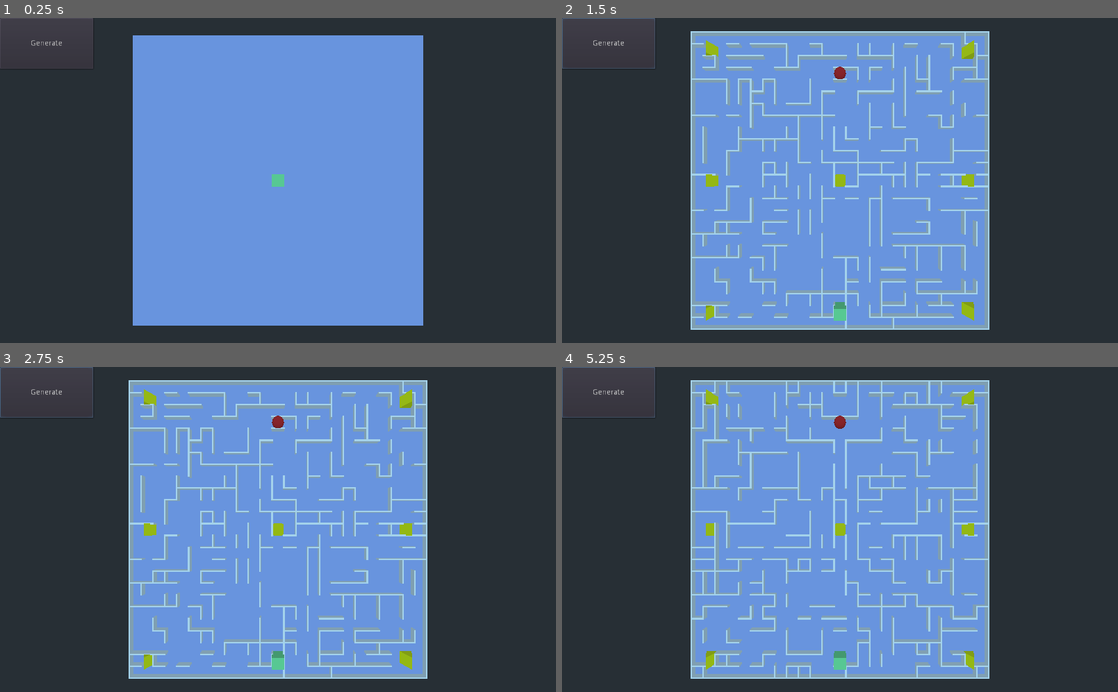
Above: before the commit, frames 1-4 (two rows, left to right).
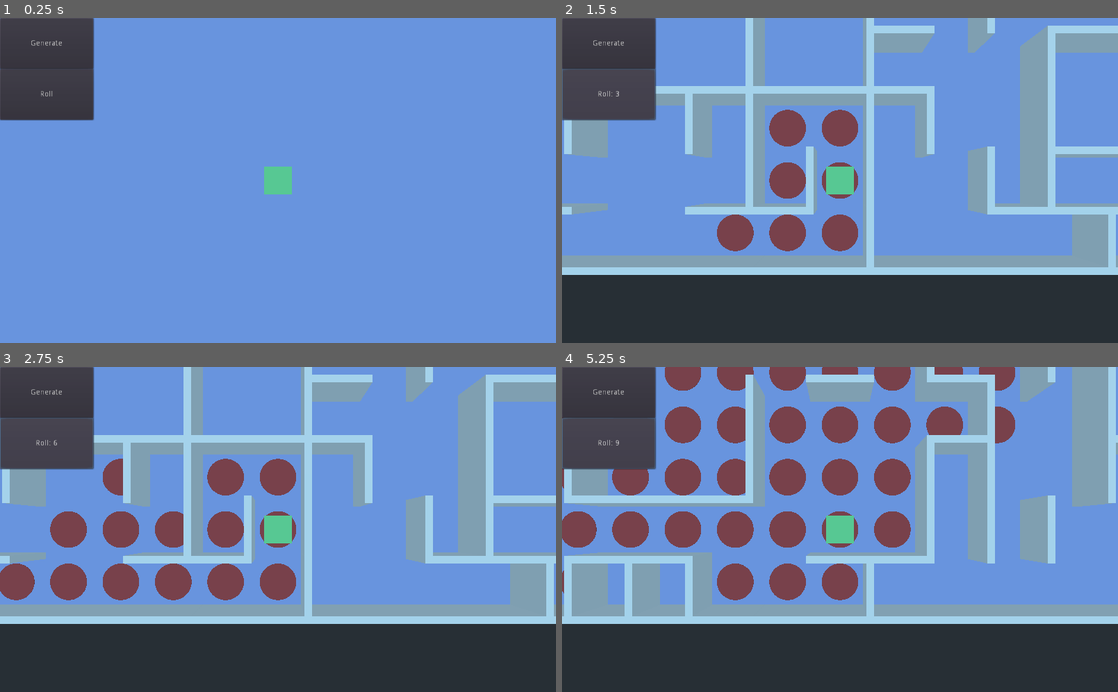
Above: after the commit, the same moments.

Repository: dudezord/03-rogue
Game: Godot game, scene res://levels/maze/Maze.tscn
Two runs of this game, one before a commit and one after it. Both use one fixed random seed, a clock stepped at 60 frames per second and the inputs below. This scene is started directly instead of the project's main scene.
Inputs (mouse positions are in pixels of both pictures, inside the frame that each line leads up to):
- Up to frame 1 (0.25 s): no input
- Up to frame 2 (1.5 s): click "Generate" at 0.5 s; click (606, 92) at 1.25 s, where only the run after the commit has a clickable "Roll"
- Up to frame 3 (2.75 s): click (44, 441) at 2 s, where only the run after the commit has a clickable "Roll: 3"
- Up to frame 4 (5.25 s): click (606, 441) at 2.75 s, where only the run after the commit has a clickable "Roll: 6"; click "Generate" at 3.5 s; click (606, 441) at 4.25 s, where only the run after the commit has a clickable "Roll: 3"; click (606, 441) at 5 s, where only the run after the commit has a clickable "Roll: 7"

The runs differ from the first frame. In frame 1, 49% of the frame differs, in the area x 0-100%, y 0-100%; in frame 2, 66%; in frame 3, 66%; in frame 4, 69%, in the area x 0-100%, y 0-96%.

Commit message:
Add Maze navigation

Diff:
--- /dev/null
+++ b/autoload/Global.gd
@@ -0,0 +1,13 @@
+extends Node
+
+var astar : AStar2D
+
+var maze
+
+var player_maze
+
+var action_points = 0
+
+
+func roll_action_points():
+	action_points = rand_range(1, 10) as int
--- a/levels/maze/Maze.gd
+++ b/levels/maze/Maze.gd
@@ -38,14 +38,18 @@
 
 var _end_pos = [MAZE_COLUMNS / 2, 3]
 
+var _current_cell = null
+
 
 func _ready():
+	Global.maze = self
+	Global.player_maze = $PlayerMaze
+
 	$Plane.scale.x = MAZE_COLUMNS
 	$Plane.scale.z = MAZE_ROWS
 
 	MAZE_WIDTH = $Plane.scale.x
 	MAZE_HEIGHT = $Plane.scale.z
-
 
 func generate():
 	while true:
@@ -69,6 +73,7 @@
 
 	var player_cell = _get_cell(_player_pos[0], _player_pos[1])
 	$PlayerMaze.translation = player_cell.translation
+	_current_cell = player_cell
 
 	var end_cell = _get_cell(_end_pos[0], _end_pos[1])
 	$MobEndMaze.translation = end_cell.translation
@@ -249,5 +254,64 @@
 				_astar.connect_points(index, bottom_index)
 
 
+	Global.astar = _astar;
+
+
 func _on_ButtonGenerate_pressed():
 	generate()
+	_update_reachable_cells()
+
+
+func on_Cell_clicked(cell):
+	var start_pos = Vector2(Global.player_maze.translation.x, Global.player_maze.translation.z)
+	var end_pos = Vector2(cell.translation.x, cell.translation.z)
+
+	var start_id = Global.astar.get_closest_point(start_pos)
+	var end_id = Global.astar.get_closest_point(end_pos)
+
+	var path = Global.astar.get_point_path(start_id, end_id)
+	if path.size() > 1 and path.size() <= Global.action_points + 1:
+		Global.player_maze.move(path)
+		_current_cell = cell
+
+
+func on_Player_step():
+	Global.action_points -= 1
+
+	$ButtonRoll.text = "Roll: %d" % Global.action_points
+
+	for enemy in _enemies:
+		enemy.step()
+
+	_update_reachable_cells()
+
+
+func _on_ButtonRoll_pressed():
+	Global.roll_action_points()
+	$ButtonRoll.text = "Roll: %d" % Global.action_points
+
+	_update_reachable_cells()
+
+
+func _update_reachable_cells():
+	for _cell in cells.get_children():
+		_cell.get_node("Ground").scale = Vector3.ZERO
+
+	var start_pos = Vector2(_current_cell.translation.x, _current_cell.translation.z)
+	var start_id = Global.astar.get_closest_point(start_pos)
+
+	for dx in range(-Global.action_points, Global.action_points + 1):
+		for dy in range(-Global.action_points, Global.action_points + 1):
+			if abs(dx) + abs(dy) > Global.action_points:
+				continue
+
+			var end_coords = Vector2(_current_cell.x, _current_cell.y) + Vector2(dx, dy)
+			var end_cell = _get_cell(end_coords.x, end_coords.y)
+
+			if not end_cell:
+				continue
+
+			var end_id = _get_cell_index(end_coords.x, end_coords.y)
+			var path = Global.astar.get_id_path(start_id, end_id)
+			if path.size() > 0 and path.size() <= Global.action_points + 1:
+				end_cell.get_node("Ground").scale = Vector3.ONE
--- a/levels/maze/Maze.tscn
+++ b/levels/maze/Maze.tscn
@@ -12,9 +12,6 @@
 [node name="Maze" type="Spatial"]
 script = ExtResource( 1 )
 
-[node name="Camera" type="Camera" parent="."]
-transform = Transform( 1, 0, 0, 0, -4.37114e-08, 1, 0, -1, -4.37114e-08, 0, 40, 0 )
-
 [node name="Plane" type="MeshInstance" parent="."]
 transform = Transform( 25, 0, 0, 0, 1, 0, 0, 0, 25, 0, 0, 0 )
 mesh = SubResource( 1 )
@@ -25,8 +22,20 @@
 margin_bottom = 94.0
 text = "Generate"
 
+[node name="ButtonRoll" type="Button" parent="."]
+margin_top = 94.0
+margin_right = 172.0
+margin_bottom = 188.0
+text = "Roll"
+
 [node name="PlayerMaze" parent="." instance=ExtResource( 2 )]
+
+[node name="Camera" type="Camera" parent="PlayerMaze"]
+transform = Transform( 1, 0, 0, 0, -4.37114e-08, 1, 0, -1, -4.37114e-08, 0, 15, 0 )
+fov = 45.0
+size = 20.0
 
 [node name="MobEndMaze" parent="." instance=ExtResource( 3 )]
 
 [connection signal="pressed" from="ButtonGenerate" to="." method="_on_ButtonGenerate_pressed"]
+[connection signal="pressed" from="ButtonRoll" to="." method="_on_ButtonRoll_pressed"]
--- a/prefabs/maze/cell/Cell.gd
+++ b/prefabs/maze/cell/Cell.gd
@@ -3,5 +3,12 @@
 var x = -1
 var y = -1
 
+
 func _ready():
 	pass
+
+
+func _on_Area_input_event(_camera, event, _position, _normal, _shape_idx):
+	if event is InputEventMouseButton:
+		if event.button_index == 1 and event.pressed:
+			Global.maze.on_Cell_clicked(self)
--- a/prefabs/maze/cell/Cell.tscn
+++ b/prefabs/maze/cell/Cell.tscn
@@ -1,28 +1,51 @@
-[gd_scene load_steps=3 format=2]
+[gd_scene load_steps=6 format=2]
 
 [ext_resource path="res://prefabs/maze/cell/Cell.gd" type="Script" id=1]
 
+[sub_resource type="CylinderMesh" id=5]
+
+[sub_resource type="SpatialMaterial" id=4]
+albedo_color = Color( 0.741176, 0.305882, 0.305882, 1 )
+
 [sub_resource type="CubeMesh" id=2]
+
+[sub_resource type="BoxShape" id=6]
 
 [node name="Cell" type="Spatial"]
 script = ExtResource( 1 )
 
+[node name="Ground" type="Spatial" parent="."]
+
+[node name="Mesh_Ground" type="MeshInstance" parent="Ground"]
+transform = Transform( 0.7, 0, 0, 0, 0.01, 0, 0, 0, 0.7, 0, 0, 0 )
+mesh = SubResource( 5 )
+skeleton = NodePath("../..")
+material/0 = SubResource( 4 )
+
 [node name="N" type="MeshInstance" parent="."]
-transform = Transform( 1.125, 0, 0, 0, 1, 0, 0, 0, 0.125, 0, 0, -1 )
+transform = Transform( 1.125, 0, 0, 0, 1, 0, 0, 0, 0.125, 0, 1, -1 )
 mesh = SubResource( 2 )
 material/0 = null
 
 [node name="S" type="MeshInstance" parent="."]
-transform = Transform( 1.125, 0, 0, 0, 1, 0, 0, 0, 0.125, 0, 0, 1 )
+transform = Transform( 1.125, 0, 0, 0, 1, 0, 0, 0, 0.125, 0, 1, 1 )
 mesh = SubResource( 2 )
 material/0 = null
 
 [node name="W" type="MeshInstance" parent="."]
-transform = Transform( 0.125, 0, 0, 0, 1, 0, 0, 0, 1.125, -1, 0, 0 )
+transform = Transform( 0.125, 0, 0, 0, 1, 0, 0, 0, 1.125, -1, 1, 0 )
 mesh = SubResource( 2 )
 material/0 = null
 
 [node name="E" type="MeshInstance" parent="."]
-transform = Transform( 0.125, 0, 0, 0, 1, 0, 0, 0, 1.125, 1, 0, 0 )
+transform = Transform( 0.125, 0, 0, 0, 1, 0, 0, 0, 1.125, 1, 1, 0 )
 mesh = SubResource( 2 )
 material/0 = null
+
+[node name="Area" type="Area" parent="."]
+transform = Transform( 1, 0, 0, 0, 0.05, 0, 0, 0, 1, 0, 0, 0 )
+
+[node name="CollisionShape" type="CollisionShape" parent="Area"]
+shape = SubResource( 6 )
+
+[connection signal="input_event" from="Area" to="." method="_on_Area_input_event"]
--- /dev/null
+++ b/prefabs/mob/Mob.gd
@@ -0,0 +1,9 @@
+class_name Mob
+extends Spatial
+
+func _ready():
+	pass
+
+
+func step():
+	pass
--- /dev/null
+++ b/prefabs/mob_end/MobEndMaze.gd
@@ -0,0 +1,9 @@
+extends Mob
+
+
+func _ready():
+	pass
+
+
+func step():
+	pass
--- a/prefabs/mob_end/MobEndMaze.tscn
+++ b/prefabs/mob_end/MobEndMaze.tscn
@@ -1,4 +1,6 @@
-[gd_scene load_steps=3 format=2]
+[gd_scene load_steps=4 format=2]
+
+[ext_resource path="res://prefabs/mob_end/MobEndMaze.gd" type="Script" id=1]
 
 [sub_resource type="SphereMesh" id=1]
 
@@ -6,8 +8,9 @@
 albedo_color = Color( 0.827451, 0.152941, 0.152941, 1 )
 
 [node name="MobEndMaze" type="Spatial"]
+script = ExtResource( 1 )
 
 [node name="MeshInstance" type="MeshInstance" parent="."]
-transform = Transform( 1, 0, 0, 0, 1, 0, 0, 0, 1, 0, 1, 0 )
+transform = Transform( 0.5, 0, 0, 0, 0.5, 0, 0, 0, 0.5, 0, 0.5, 0 )
 mesh = SubResource( 1 )
 material/0 = SubResource( 2 )
--- /dev/null
+++ b/prefabs/mob_enemy/MobEnemyMaze.gd
@@ -0,0 +1,36 @@
+extends Mob
+
+var _steps_remaining = 0
+
+var _current_path : PoolVector2Array = []
+
+func _ready():
+	pass
+
+
+func step():
+	randomize()
+
+	if _current_path.size() == 0:
+		var path = []
+
+		var current_pos = Vector2(translation.x, translation.z)
+		var current_id = Global.astar.get_closest_point(current_pos)
+
+		while true:
+			var next_pos = current_pos + Vector2(rand_range(-8, 8), rand_range(-8, 8))
+			var next_id = Global.astar.get_closest_point(next_pos)
+
+			path = Global.astar.get_point_path(current_id, next_id)
+			if path.size() == 6:
+				break
+
+		path.remove(0)
+		_current_path = path
+
+	var next_pos = _current_path[0]
+	_current_path.remove(0)
+
+	$Tween.interpolate_property(self, "translation:x", translation.x, next_pos.x, 0.3)
+	$Tween.interpolate_property(self, "translation:z", translation.z, next_pos.y, 0.3)
+	$Tween.start()
--- a/prefabs/mob_enemy/MobEnemyMaze.tscn
+++ b/prefabs/mob_enemy/MobEnemyMaze.tscn
@@ -1,4 +1,6 @@
-[gd_scene load_steps=3 format=2]
+[gd_scene load_steps=4 format=2]
+
+[ext_resource path="res://prefabs/mob_enemy/MobEnemyMaze.gd" type="Script" id=1]
 
 [sub_resource type="PrismMesh" id=1]
 
@@ -6,8 +8,11 @@
 albedo_color = Color( 1, 0.984314, 0, 1 )
 
 [node name="MobEnemyMaze" type="Spatial"]
+script = ExtResource( 1 )
 
 [node name="MeshInstance" type="MeshInstance" parent="."]
-transform = Transform( 1, 0, 0, 0, 1, 0, 0, 0, 1, 0, 1, 0 )
+transform = Transform( 0.5, 0, 0, 0, 0.5, 0, 0, 0, 0.5, 0, 0.5, 0 )
 mesh = SubResource( 1 )
 material/0 = SubResource( 2 )
+
+[node name="Tween" type="Tween" parent="."]
--- /dev/null
+++ b/prefabs/player/PlayerMaze.gd
@@ -0,0 +1,37 @@
+extends Spatial
+
+var _current_path : PoolVector2Array
+
+var _is_moving = false
+
+var walking_speed = 2.0
+
+
+func _ready():
+	pass
+
+
+func _process(delta):
+	if not _is_moving and _current_path.size() > 0:
+		var next_pos = _current_path[0]
+		_current_path.remove(0)
+
+		var duration = 1.0 / walking_speed
+		$Tween.interpolate_property(self, "translation:x", translation.x, next_pos.x, duration)
+		$Tween.interpolate_property(self, "translation:z", translation.z, next_pos.y, duration)
+		$Tween.interpolate_property(self, "_is_moving", 1.0, 0, duration)
+
+		$Tween.start()
+
+		Global.maze.on_Player_step()
+
+
+func move(path):
+	if _is_moving:
+		return
+
+	if path.size() < 2:
+		return
+
+	_current_path = path
+	_current_path.remove(0)
--- a/prefabs/player/PlayerMaze.tscn
+++ b/prefabs/player/PlayerMaze.tscn
@@ -1,4 +1,6 @@
-[gd_scene load_steps=3 format=2]
+[gd_scene load_steps=4 format=2]
+
+[ext_resource path="res://prefabs/player/PlayerMaze.gd" type="Script" id=1]
 
 [sub_resource type="CubeMesh" id=1]
 
@@ -6,8 +8,11 @@
 albedo_color = Color( 0.537255, 0.956863, 0.623529, 1 )
 
 [node name="PlayerMaze" type="Spatial"]
+script = ExtResource( 1 )
 
 [node name="MeshInstance" type="MeshInstance" parent="."]
-transform = Transform( 1, 0, 0, 0, 1, 0, 0, 0, 1, 0, 1, 0 )
+transform = Transform( 0.5, 0, 0, 0, 0.5, 0, 0, 0, 0.5, 0, 0.5, 0 )
 mesh = SubResource( 1 )
 material/0 = SubResource( 2 )
+
+[node name="Tween" type="Tween" parent="."]
--- a/project.godot
+++ b/project.godot
@@ -13,9 +13,15 @@
 "class": "Card",
 "language": "GDScript",
 "path": "res://prefabs/card/Card.gd"
+}, {
+"base": "Spatial",
+"class": "Mob",
+"language": "GDScript",
+"path": "res://prefabs/mob/Mob.gd"
 } ]
 _global_script_class_icons={
-"Card": ""
+"Card": "",
+"Mob": ""
 }
 
 [application]
@@ -24,6 +30,10 @@
 run/main_scene="res://levels/Game.tscn"
 config/icon="res://icon.png"
 
+[autoload]
+
+Global="*res://autoload/Global.gd"
+
 [physics]
 
 common/enable_pause_aware_picking=true
